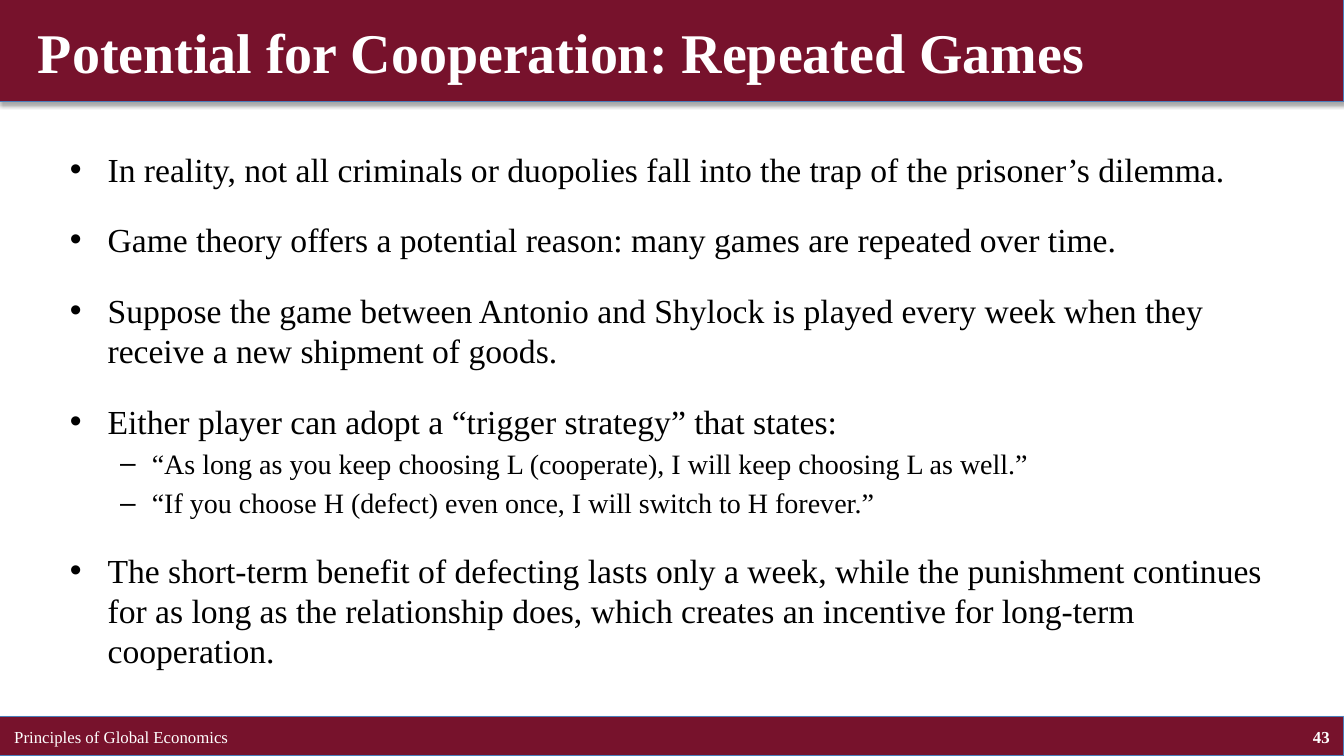
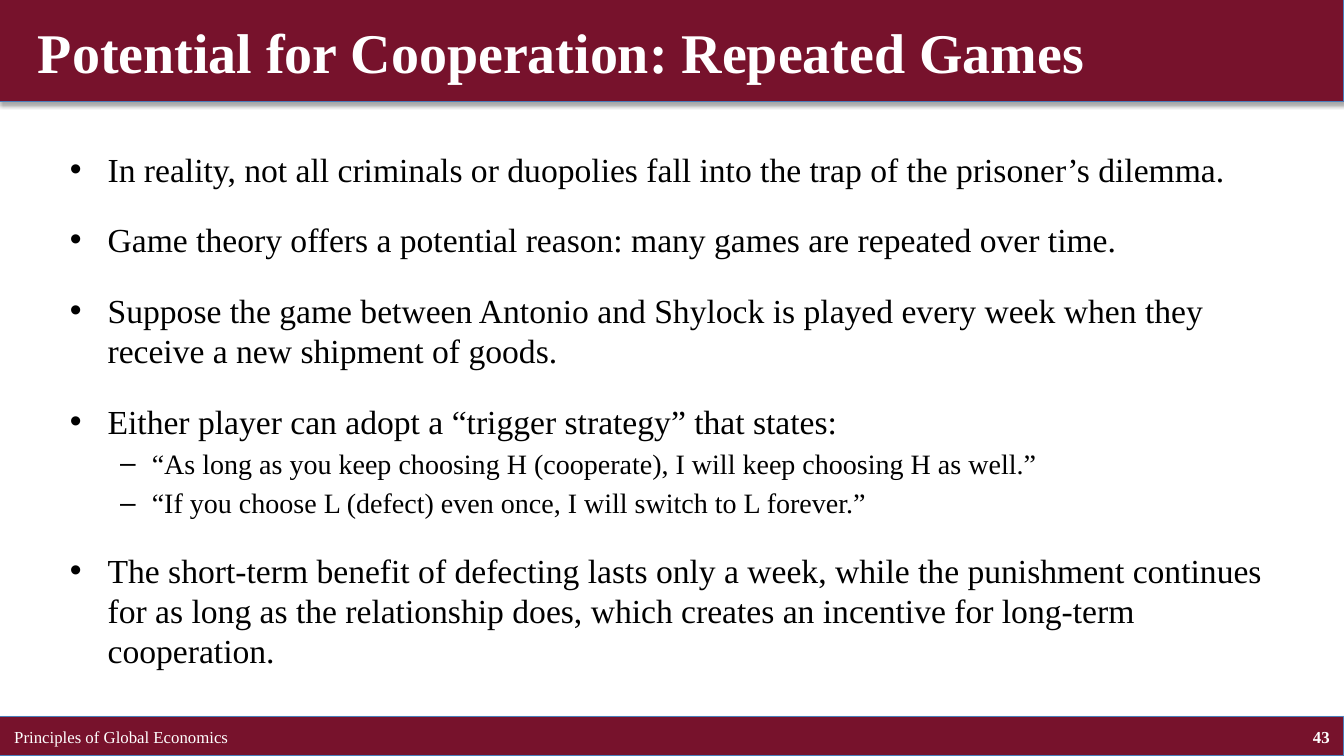
Before and after one commit to brianhwpark/brianhwpark.github.io, a slide deck: slide 43 of files/teaching-resources/concordiacollege-bus-201/bus-201-lecture-note/bus201-ch17-18.pptx. Drawn at 1344x756 pixels with LibreOffice and Linux fonts; fonts in the diff are those of the drawing. Boxes give left, top, right and bottom in pixels: in the first picture for what was removed or moved away, otherwise in the second. Text is boxed around its words. In the diff, an @@ line names an element or a change of style, - is before the commit and + after.

```diff
--- a/files/teaching-resources/concordiacollege-bus-201/bus-201-lecture-note/bus201-ch17-18.pptx
+++ b/files/teaching-resources/concordiacollege-bus-201/bus-201-lecture-note/bus201-ch17-18.pptx
@@ text at (x1=152, y1=454, x2=1036, y2=519): text changed @@
-  – “As long as you keep choosing L (cooperate), I will keep choosing L as well.”
-  – “If you choose H (defect) even once, I will switch to H forever.”
+  – “As long as you keep choosing H (cooperate), I will keep choosing H as well.”
+  – “If you choose L (defect) even once, I will switch to L forever.”
```
Also in this commit, not shown: 5 other slides changed, 9 other files.
